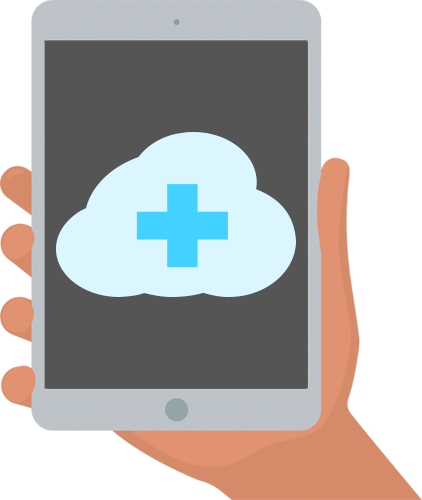
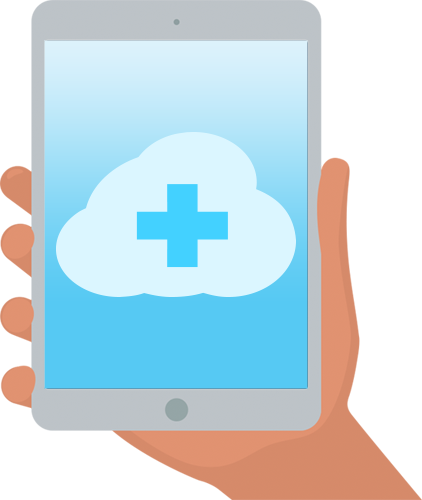
Two versions of the same layered image (422px x 500px). Layer-by-layer changes:
pixels changed over [44, 40, 308, 389] (layer not identified)
